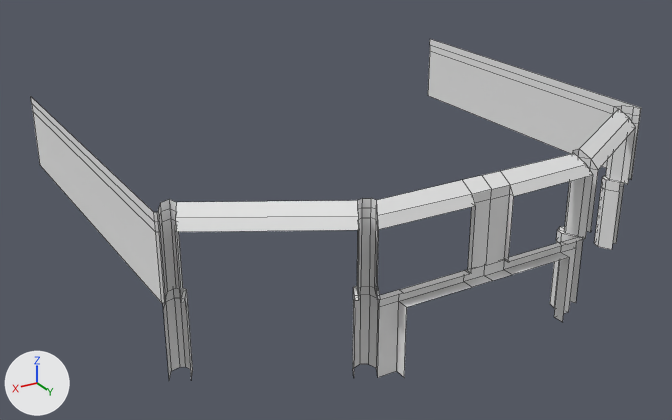
The FBX model TulevaisuusPelitBlender/ToUnity/FBX/FrontWall.fbx, before and after one commit.
Camera for both pictures: a camera (50 mm lens) standing at (25.3, 36.3, 23.1) and looking at (1.0, -4.1, 2.9). The lights are fixed; the arrows at lower left show +X, +Y and +Z. The picture after the commit comes second. Mesh edges are drawn as thin lines.

The first picture shows 'FrontWall.002'.
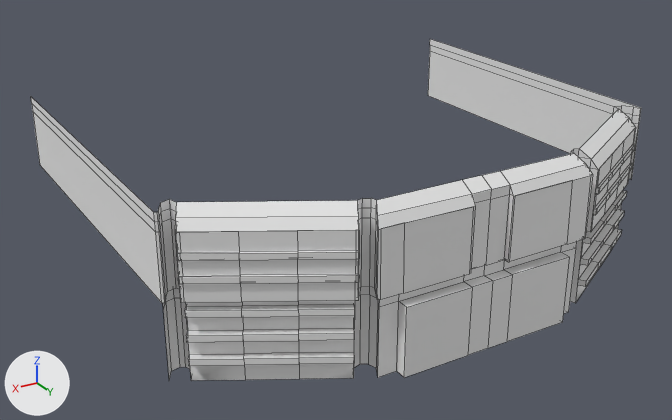
Edits to the bpy script that builds the scene:
```text
Add mat_whitewall:
    mat_whitewall = principled_material('WhiteWall')
    mat_whitewall.base_color = (0.8, 0.8, 0.8)  # white #e7e7e7
Change me_cube_011:
    used by ob_frontwall_002; location = (0.0, 0.0, 0.0)
    remove me_cube_011.from_pydata(...)  # 235 vertices, 192 faces; spans x -13.9..13.9, y -16.1..7.9, z 0.0..8.3
    add me_cube_011.from_pydata(...)  # 456 vertices, 398 faces; spans x -13.9..13.9, y -16.1..7.9, z 0.0..8.3
    me_cube_011 part 1: 8 vertices moved from x -5.8..-5.6, y 6.3..6.5, z 4.1..8.3 to x -5.9..-5.6, y 6.2..6.4, z 4.1..8.3; 218 vertices added at x -13.2..13.2, y 3.2..7.6, z 0.0..7.4
    me_cube_011 part 2: 3 vertices added at x -1.2..1.2, y 7.9, z 0.0
    add me_cube_011.materials.append(mat_whitewall)  # white #e7e7e7
```

What differs and where, as boxes (x1, y1, x2, y2) in the pictures (672 x 420 px):
'FrontWall.002', reshaped: before (31, 39, 641, 380); after (31, 39, 641, 381)
part 1 of me_cube_011, built on: before (558, 149, 579, 234); after (176, 127, 636, 381)
part 2 of me_cube_011, added: after (404, 257, 570, 378)
